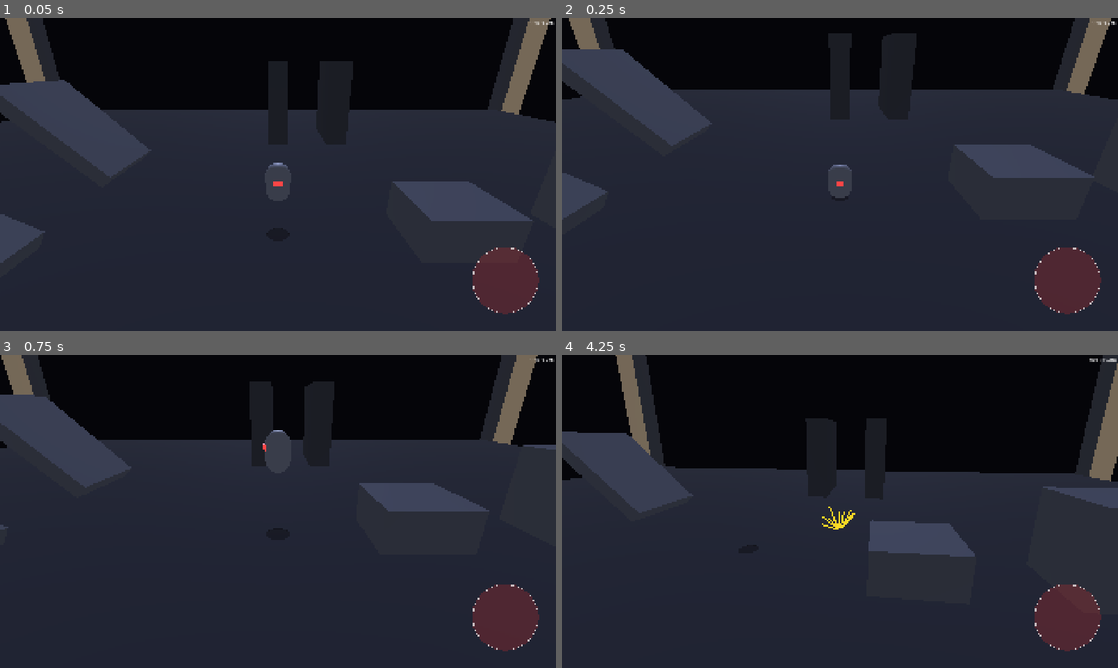
Above: before the commit, frames 1-4 (two rows, left to right).
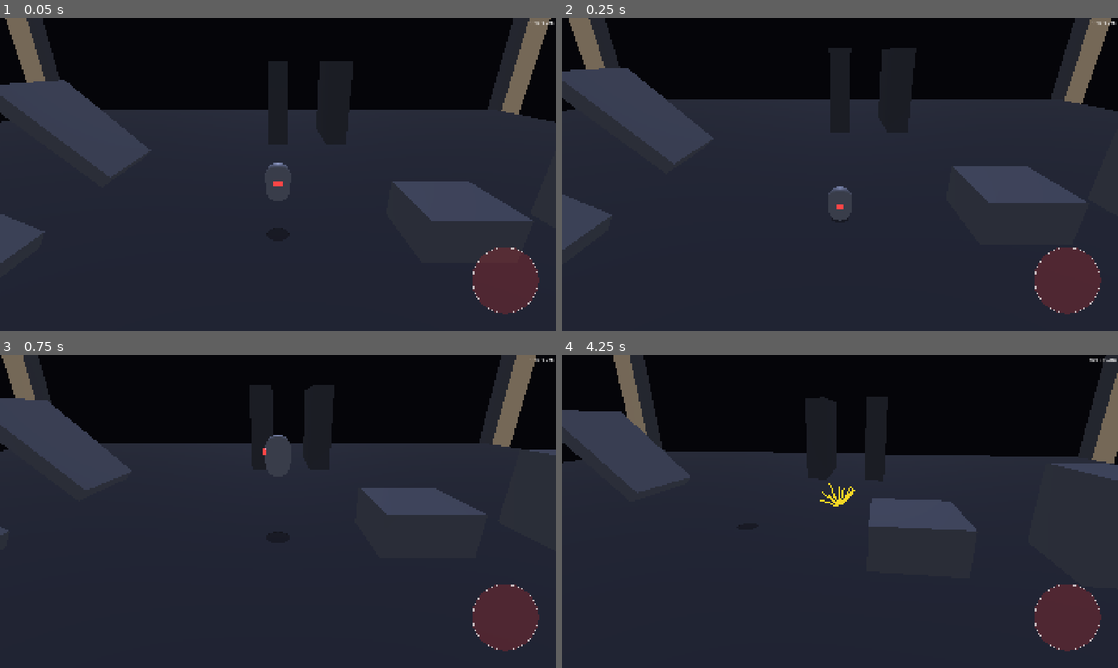
Above: after the commit, the same moments.

Repository: Adam-Vozzo/mobile-game-6
Game: Godot game, scene res://scenes/levels/feel_lab.tscn
The game is run twice, just before and just after one commit, with the same random seed, the same clock (stepped at 60 frames per second) and the same inputs.
Inputs (mouse positions are in pixels of both pictures, inside the frame that each line leads up to):
- Up to frame 1 (0.05 s): no input
- Up to frame 2 (0.25 s): no input
- Up to frame 3 (0.75 s): tap Enter at 0.5 s; move the mouse to (400, 495) at 0.52 s; hold Right (move_right) from 0.53 s (still down); hold Space (jump) from 0.53 s (still down); click (400, 495) at 0.67 s
- Up to frame 4 (4.25 s): release Right (move_right) at 1.25 s; release Space (jump) at 1.25 s; drag from (728, 527) to (812, 574) at 1.27 s; move the mouse to (895, 442) at 2.02 s; hold Right (move_right) 2.03-2.75 s; hold Space (jump) 2.03-2.75 s; drag from (812, 574) to (673, 464) at 2.77 s; move the mouse to (1006, 558) at 3.52 s; hold Left (move_left) from 3.53 s (still down); hold Space (jump) from 3.53 s (still down); tap R (respawn) at 4.15 s

Frame 1 is identical in both runs. In frame 2, 9.8% of the frame differs, in the area x 0-100%, y 0-74%; in frame 3, 2.2%; in frame 4, 11%, in the area x 0-100%, y 0-65%.

Commit message:
Camera: smooth reference floor on tier change (no more snap)
On-device feedback after PR #65: "camera snaps too fast vertically when
landing on a new floor level." The ratchet's `_reference_floor_y` was
updating instantly on each grounded frame, so the *target* jumped a full
tier in one frame even though the asymmetric position lerp eased through
the resulting delta. The 6/sec ease-out rate is tuned for cm-scale
occlusion-recovery, not m-scale tier shifts — read as a hard cut.

Fix: ease `_reference_floor_y` toward `player_y` on grounded frames at
a configurable rate, with a snap-threshold escape hatch for respawn /
very long falls.

scripts/camera/camera_rig.gd:
- New @export `reference_floor_smoothing` (0..30/sec, default 6) — gives
  ~400 ms settle on a 1-2 m platform-tier shift. 0 = legacy instant snap.
- New @export `reference_floor_snap_threshold` (0.5..30 m, default 8) —
  Y deltas above this still snap; below, smooth. Catches respawn and
  long falls where slow ease would read as camera-stuck.
- `_update_reference_floor` now takes `delta`, applies frame-rate-
  independent exponential ease (`1 - exp(-rate * delta)`) within the
  snap threshold. First-frame init and not-on-floor branches unchanged.
- Two new match arms in `_on_camera_param_changed` for live tuning.

tools/dev_menu/dev_menu_overlay.gd:
- "Floor smoothing" slider 0..30 step 0.5 default 6.
- "Floor snap thresh" slider 0.5..30 step 0.5 default 8.

tests/test_controller_kinematics.gd:
- `_test_reference_floor_smoothing` (13 assertions): airborne hold,
  single-frame lift (~0.38 m at default rate), 10-frame ~63%
  convergence, 30-frame settle within 6%, monotonicity + asymptote
  over 120 frames, descent symmetry, snap-threshold boundary (strict
  `>`), rate=0 legacy snap, rate-ordering (12 > 3), initial-frame
  snap regardless of rate.

docs/DECISIONS.md:
- New ADR 2026-05-13 refining (not superseding) the 2026-05-12 ratchet:
  problem statement, the two contributors (target jump + position-lerp
  tuning mismatch), the chosen smoothing-of-target approach, four
  rejected alternatives.

The smoothing composes cleanly with the existing asymmetric position
lerp: now the *target* eases too, so the position lerp eases a slowly-
moving target rather than racing to a sudden one. End-to-end this turns
the tier-change feel from "cut" into "follow".

Co-Authored-By: Claude Opus 4.7 (1M context) <noreply@anthropic.com>

Diff:
--- a/scripts/camera/camera_rig.gd
+++ b/scripts/camera/camera_rig.gd
@@ -46,6 +46,21 @@
 ## < 1 (toward 0) makes the camera follow earlier — at the limit (0) the
 ## camera reverts to always-track-Y behaviour.
 @export_range(0.0, 5.0, 0.05) var apex_height_multiplier: float = 1.0
+## Rate (per second) at which the reference floor catches up to the player
+## when grounded. Big tier changes (landing on a higher/lower platform) ease
+## in rather than snap. Higher = snappier transition (toward instant); lower
+## = camera lags up to the new tier (cinematic). 0 disables smoothing
+## entirely (instant snap — the pre-fix behaviour). Defaults to 6/sec for an
+## ~400 ms settle on a single-platform-height tier change: fast enough that
+## the camera arrives in time for the next jump, slow enough that the human
+## reads it as motion rather than a cut.
+@export_range(0.0, 30.0, 0.5) var reference_floor_smoothing: float = 6.0
+## Y delta (m) above which the reference floor snaps directly to the player
+## instead of lerping. Catches respawns and very long falls — anything where
+## the smoothed transition would visibly lag and read as broken. 8 m is
+## roughly four Snappy jump heights; below that, the smoothing path handles
+## normal level-design tier shifts.
+@export_range(0.5, 30.0, 0.5) var reference_floor_snap_threshold: float = 8.0
 
 @export_category("Manual override")
 @export_range(0.0001, 0.05, 0.0001) var yaw_drag_sens: float = 0.005
@@ -131,7 +146,7 @@
 		return
 	var target_pos := _target.global_position
 	var on_floor := _is_target_on_floor()
-	_update_reference_floor(target_pos.y, on_floor)
+	_update_reference_floor(target_pos.y, on_floor, delta)
 	# Effective target: the position the camera *tracks*. X/Z follow the player
 	# exactly; Y is the vertical-follow ratchet's output (held at reference
 	# floor below apex; tracks the player above apex). All camera-position
@@ -253,15 +268,26 @@
 
 
 # Vertical-follow ratchet: reference floor tracks the Y of the floor the
-# player is currently standing on. Updates every grounded frame; airborne
+# player is currently standing on. Updates only on grounded frames; airborne
 # frames leave the reference alone so jumps don't lift the camera unless
 # the apex band is exceeded (see _compute_effective_y).
-func _update_reference_floor(player_y: float, on_floor: bool) -> void:
+#
+# On a grounded frame, the reference eases toward `player_y` at
+# `reference_floor_smoothing` per second rather than snapping. Big deltas
+# (respawn, very long falls) bypass the smoothing via the snap threshold
+# so the camera doesn't visibly lag for half a second after a teleport.
+func _update_reference_floor(player_y: float, on_floor: bool, delta: float) -> void:
 	if not _initialized:
 		_reference_floor_y = player_y
 		return
-	if on_floor:
+	if not on_floor:
+		return
+	var d := absf(player_y - _reference_floor_y)
+	if d > reference_floor_snap_threshold or reference_floor_smoothing <= 0.0:
 		_reference_floor_y = player_y
+		return
+	var t := 1.0 - exp(-reference_floor_smoothing * delta)
+	_reference_floor_y = lerpf(_reference_floor_y, player_y, t)
 
 
 # Vertical-follow ratchet: returns the Y the camera should track. Below the
@@ -435,6 +461,10 @@
 			pitch_max_degrees = value
 		&"apex_height_multiplier":
 			apex_height_multiplier = value
+		&"reference_floor_smoothing":
+			reference_floor_smoothing = value
+		&"reference_floor_snap_threshold":
+			reference_floor_snap_threshold = value
 		# Lookahead and auto-recenter sliders are no-ops in the tripod model.
 		_:
 			pass
--- a/tests/test_controller_kinematics.gd
+++ b/tests/test_controller_kinematics.gd
@@ -82,6 +82,7 @@
 	_test_audio_bus_constants()
 	_test_vertical_follow_ratchet()
 	_test_default_apex_height_formula()
+	_test_reference_floor_smoothing()
 	_report()
 
 
@@ -2595,3 +2596,122 @@
 	if gravity_rising <= 0.0 or jump_velocity <= 0.0:
 		return 0.0
 	return (jump_velocity * jump_velocity) / (2.0 * gravity_rising)
+
+
+func _test_reference_floor_smoothing() -> void:
+	## Mirrors camera_rig.gd::_update_reference_floor. When the player lands on
+	## a new tier, the reference floor eases up/down rather than snapping —
+	## the camera transitions over ~400 ms at the default 6/sec rate instead
+	## of cutting hard. Snap threshold preserves the instant-jump behaviour
+	## for respawns and very long falls.
+	print("\n-- Camera reference-floor smoothing --")
+	const DELTA := 1.0 / 60.0
+	const RATE := 6.0
+	const SNAP := 8.0
+
+	# --- Airborne: reference stays put (no leak from jumping above old floor) ---
+	var ref := 0.0
+	# Player Y rising above old reference while airborne shouldn't update ref.
+	for _f in 30:
+		ref = _ref_update(ref, 3.0, false, DELTA, RATE, SNAP)
+	_ok("airborne for 30 frames: reference holds at 0 (no grounded-frame update)",
+		_near(ref, 0.0))
+
+	# --- Smoothed catch-up on grounded frames ---
+	# After one frame at rate=6/sec, delta=1/60: t = 1 - exp(-0.1) ≈ 0.0952.
+	# Lerp from 0 toward 4: 0 + 0.0952 * 4 ≈ 0.381.
+	ref = 0.0
+	ref = _ref_update(ref, 4.0, true, DELTA, RATE, SNAP)
+	_ok("first grounded frame on +4 m tier: ref lifts ~0.38 m (not all the way)",
+		ref > 0.30 and ref < 0.45)
+	# After 10 frames (~167 ms): closer but still not at target.
+	ref = 0.0
+	for _f in 10:
+		ref = _ref_update(ref, 4.0, true, DELTA, RATE, SNAP)
+	# Closed-form: ref = 4 * (1 - exp(-6 * 10/60)) = 4 * (1 - exp(-1)) ≈ 2.53.
+	_ok("10 frames in (~167 ms): ref ≈ 2.53 m (≈63% of the way to 4 m)",
+		ref > 2.4 and ref < 2.6)
+	# After 30 frames (~500 ms): essentially settled (within ~5%; the residual
+	# at 3 time constants is exp(-3) ≈ 4.98% so the target is at 3.80 m).
+	ref = 0.0
+	for _f in 30:
+		ref = _ref_update(ref, 4.0, true, DELTA, RATE, SNAP)
+	_ok("30 frames in (~500 ms): ref settled within 6% of target (≥ 3.76 m)",
+		ref > 3.76 and ref <= 4.0)
+	# Monotonic + asymptotic: never overshoots.
+	var prev := 0.0
+	var monotonic := true
+	var capped := true
+	ref = 0.0
+	for _f in 120:
+		ref = _ref_update(ref, 4.0, true, DELTA, RATE, SNAP)
+		if ref < prev - 1e-6:
+			monotonic = false
+		if ref > 4.0 + 1e-6:
+			capped = false
+		prev = ref
+	_ok("monotonic: smoothed ref never reverses across 120 frames", monotonic)
+	_ok("asymptotic: smoothed ref never overshoots target across 120 frames", capped)
+
+	# --- Symmetry: dropping down to a lower tier eases the same way ---
+	ref = 4.0
+	for _f in 30:
+		ref = _ref_update(ref, 0.0, true, DELTA, RATE, SNAP)
+	_ok("dropping from +4 m to 0 over 30 frames: residual < 0.25 m (symmetric to climb)",
+		ref >= 0.0 and ref < 0.25)
+
+	# --- Snap threshold: huge delta bypasses the smoothing ---
+	ref = 0.0
+	# A 10 m jump exceeds the 8 m default snap threshold.
+	ref = _ref_update(ref, 10.0, true, DELTA, RATE, SNAP)
+	_ok("delta > snap threshold (10 m > 8 m): single frame snaps to player_y",
+		_near(ref, 10.0))
+	# Exactly at the threshold: still smooth (strict `>`).
+	ref = 0.0
+	ref = _ref_update(ref, 8.0, true, DELTA, RATE, SNAP)
+	_ok("delta == snap threshold (8 m == 8 m): smooth, not snap (boundary strict)",
+		ref < 8.0 and ref > 0.0)
+	# Snap is symmetric for descents too.
+	ref = 10.0
+	ref = _ref_update(ref, 0.0, true, DELTA, RATE, SNAP)
+	_ok("descending delta > snap threshold (10 m drop): single frame snaps to 0",
+		_near(ref, 0.0))
+
+	# --- Smoothing rate 0: legacy instant-snap behaviour ---
+	ref = 0.0
+	ref = _ref_update(ref, 4.0, true, DELTA, 0.0, SNAP)
+	_ok("smoothing rate 0: single frame snaps to player_y (legacy behaviour)",
+		_near(ref, 4.0))
+
+	# --- Higher rate converges faster ---
+	var ref_slow := 0.0
+	var ref_fast := 0.0
+	for _f in 10:
+		ref_slow = _ref_update(ref_slow, 4.0, true, DELTA, 3.0, SNAP)
+		ref_fast = _ref_update(ref_fast, 4.0, true, DELTA, 12.0, SNAP)
+	_ok("rate=12 closes faster than rate=3 over the same 10 frames",
+		ref_fast > ref_slow)
+
+	# --- Initial-frame snap (uninitialised camera) ---
+	ref = _ref_update_initial(7.5)
+	_ok("initial frame (not initialised): ref snaps to player_y regardless of rate",
+		_near(ref, 7.5))
+
+
+# Mirrors camera_rig.gd::_update_reference_floor for the post-init smoothing path.
+# Returns the next _reference_floor_y given current reference + player Y + state.
+func _ref_update(current_ref: float, player_y: float, on_floor: bool,
+		delta: float, rate: float, snap_threshold: float) -> float:
+	if not on_floor:
+		return current_ref
+	var d := absf(player_y - current_ref)
+	if d > snap_threshold or rate <= 0.0:
+		return player_y
+	var t := 1.0 - exp(-rate * delta)
+	return lerpf(current_ref, player_y, t)
+
+
+# Mirrors the not-yet-initialised first-frame branch — reference always snaps
+# regardless of smoothing rate, since the camera has no prior pose to ease from.
+func _ref_update_initial(player_y: float) -> float:
+	return player_y
--- a/tools/dev_menu/dev_menu_overlay.gd
+++ b/tools/dev_menu/dev_menu_overlay.gd
@@ -215,6 +215,14 @@
 	# reference floor; above the band the camera tracks Y. 0 reverts to
 	# always-track-Y (legacy behaviour); ~1 is "ignore normal jumps".
 	_make_cam_slider(vbox, "Apex multiplier", &"apex_height_multiplier", 0.0, 5.0, 0.05, 1.0)
+	# Reference-floor smoothing: rate (per second) at which the camera eases
+	# up/down to a new floor when the player lands on a different tier.
+	# 0 = instant snap (the pre-fix behaviour); default 6 ≈ 400 ms settle.
+	_make_cam_slider(vbox, "Floor smoothing", &"reference_floor_smoothing", 0.0, 30.0, 0.5, 6.0)
+	# Floor snap threshold: Y delta beyond which the floor still snaps
+	# instantly. Handles respawn and very long falls where a slow ease
+	# would read as broken / camera-stuck.
+	_make_cam_slider(vbox, "Floor snap thresh", &"reference_floor_snap_threshold", 0.5, 30.0, 0.5, 8.0)
 	# Pitch min, lookahead, recenter sliders removed — tripod camera doesn't use them.
 
 
Not shown, changed: docs/DECISIONS.md
